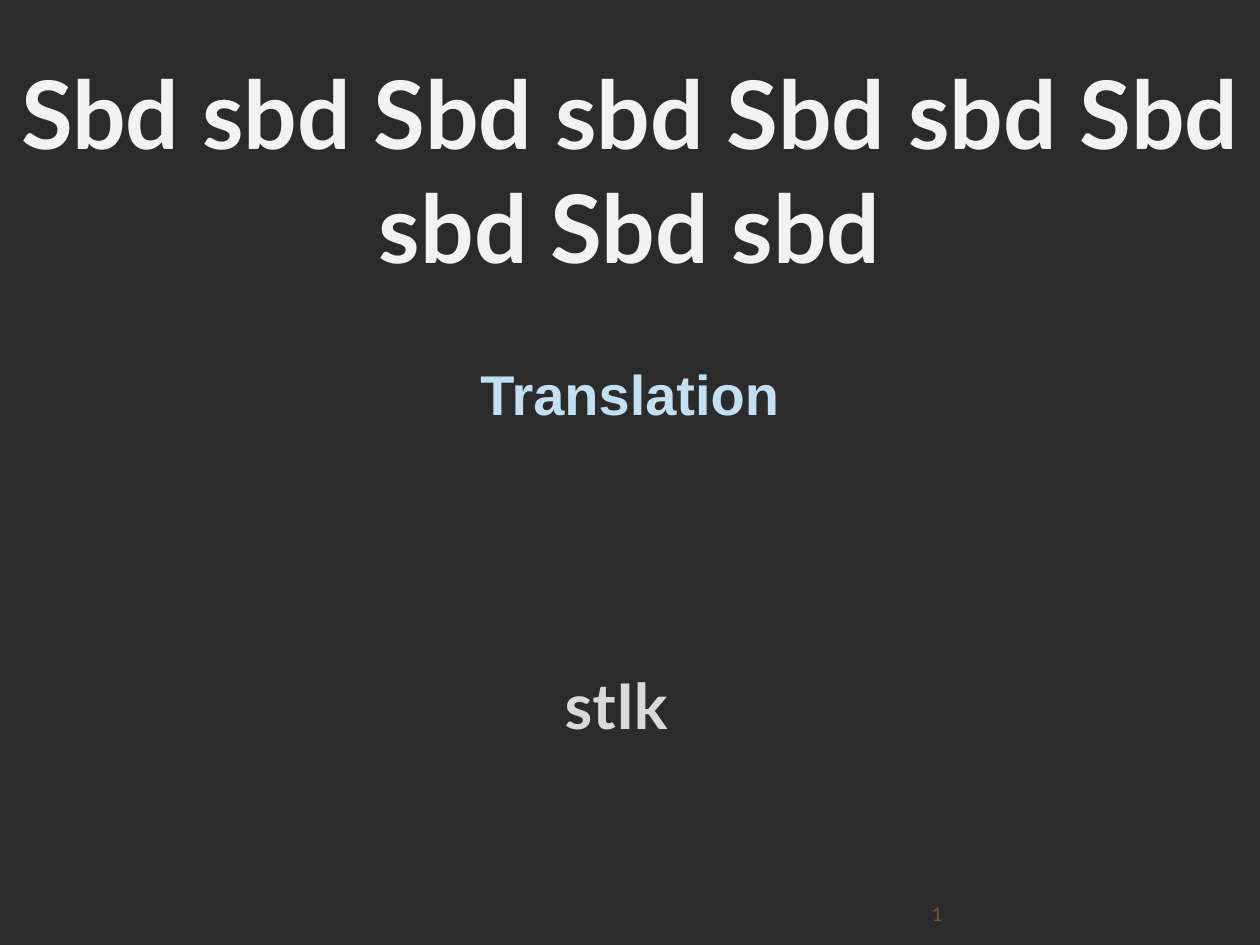
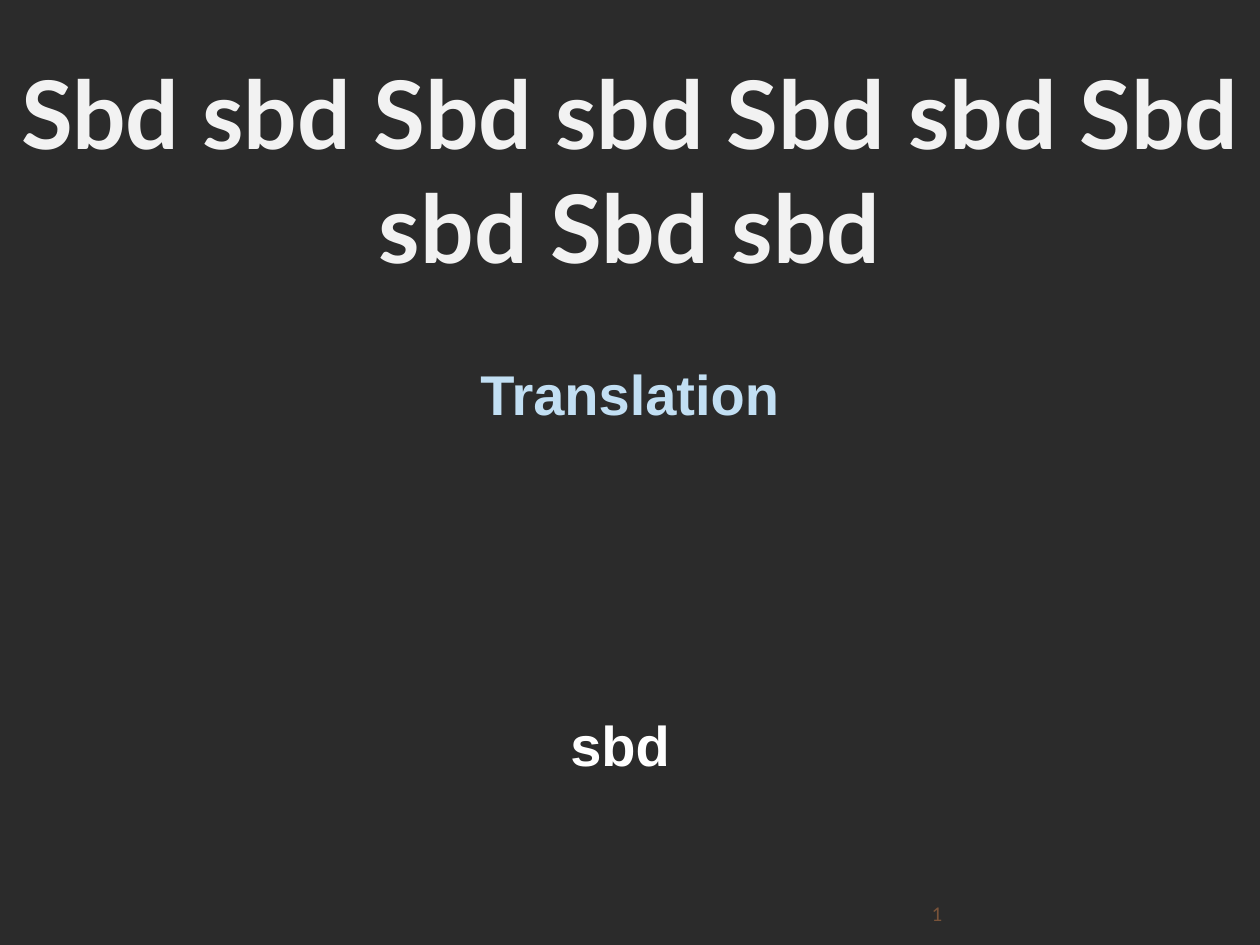
Before and after one commit to jagatsingh/sikhism, a slide deck: slide 1 of software/sikhi2max/themes/dark_blue_khanda.ppt. Drawn at 1260x945 pixels with LibreOffice and Linux fonts; fonts in the diff are those of the drawing; background and template pictures are left out; a plain dark background stands for a picture behind light text. Boxes give left, top, right and bottom in pixels: in the first picture for what was removed or moved away, otherwise in the second. Text is boxed around its words. In the diff, an @@ line names an element or a change of style, - is before the commit and + after.

Commit message:
Adding transliteration

```diff
--- a/software/sikhi2max/themes/dark_blue_khanda.ppt
+++ b/software/sikhi2max/themes/dark_blue_khanda.ppt
@@ text removed at [565,682,668,730] @@
-stIk
@@ text added at [570,725,670,767], 32 pt, text #FFFFFF, bold @@
+sbd
```
